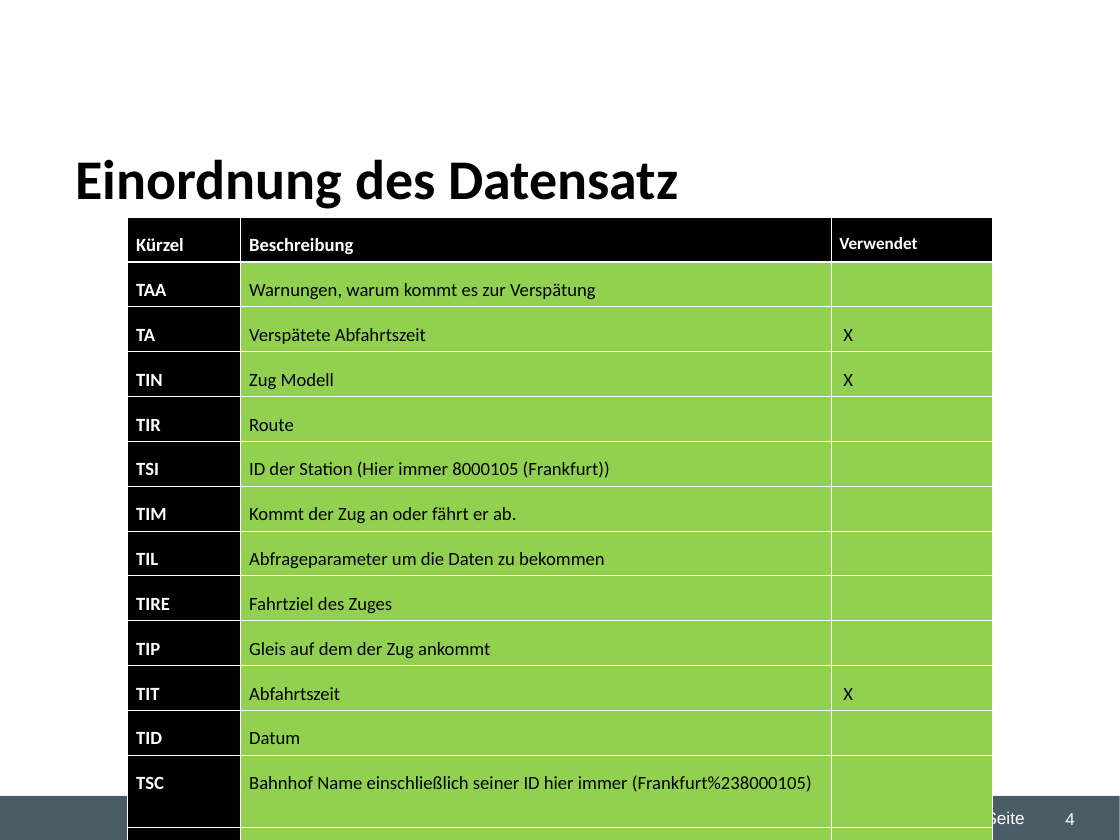
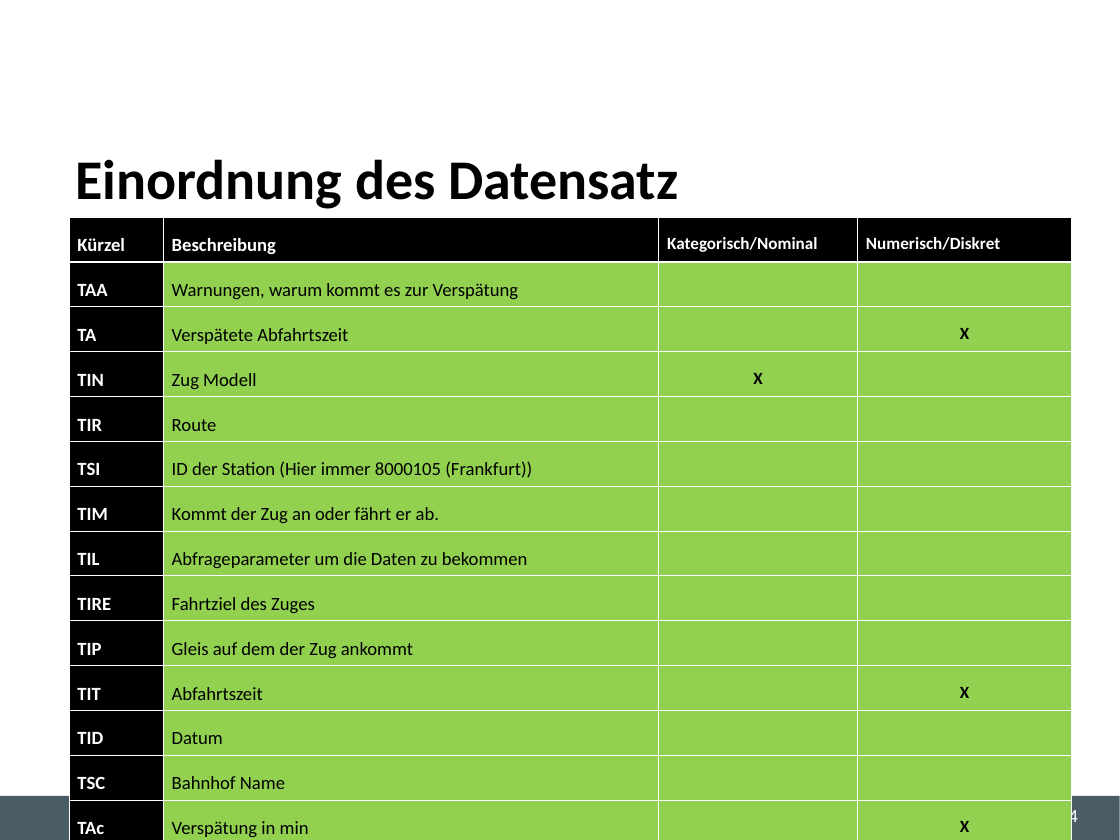
Before and after one commit to dmntlr/predictiveproject, a slide deck: slide 4 of Desktop/Studium/5. Semester/Predictive Analytics/Gruppenarbeit/WZ2 Predicitve Analytics Übung.ppt. Drawn at 1120x840 pixels with LibreOffice and Linux fonts; fonts in the diff are those of the drawing; background and template pictures are left out. Boxes give left, top, right and bottom in pixels: in the first picture for what was removed or moved away, otherwise in the second. Text is boxed around its words. In the diff, an @@ line names an element or a change of style, - is before the commit and + after.

```diff
--- a/Desktop/Studium/5. Semester/Predictive Analytics/Gruppenarbeit/WZ2 Predicitve Analytics Übung.ppt
+++ b/Desktop/Studium/5. Semester/Predictive Analytics/Gruppenarbeit/WZ2 Predicitve Analytics Übung.ppt
@@ table at (69,217,1071,840) @@
-column 2: Beschreibung | Warnungen, warum kommt es zur Verspätung | Verspätete Abfahrtszeit | Zug Modell | Route | ID der Station (Hier immer 8000105 (Frankfurt)) | Kommt der Zug an oder fährt er ab. | Abfrageparameter um die Daten zu bekommen | Fahrtziel des Zuges | Gleis auf dem der Zug ankommt | Abfahrtszeit | Datum | Bahnhof Name einschließlich seiner ID hier immer (Frankfurt%238000105) | Minuten, die der Zug verspätet eintrifft ( TA - TIT )
-column 3: Verwendet |  | X | X |  |  |  |  |  |  | X |  |  | X
+column 2: Beschreibung | Warnungen, warum kommt es zur Verspätung | Verspätete Abfahrtszeit | Zug Modell | Route | ID der Station (Hier immer 8000105 (Frankfurt)) | Kommt der Zug an oder fährt er ab. | Abfrageparameter um die Daten zu bekommen | Fahrtziel des Zuges | Gleis auf dem der Zug ankommt | Abfahrtszeit | Datum | Bahnhof Name | Verspätung in min
+column 3: Kategorisch/Nominal |  |  | X |  |  |  |  |  |  |  |  |  | 
+column 4: Numerisch/Diskret |  | X |  |  |  |  |  |  |  | X |  |  | X
@@ table: place and size @@
-table at (128,217,992,796)
+table at (69,217,1071,840)
@@ page number rewrapped from (1065,813,1075,825) to (1069,808,1079,826) @@
```
Also in this commit, not shown: 3 other slides changed, 1 slide added, 1 other file.
